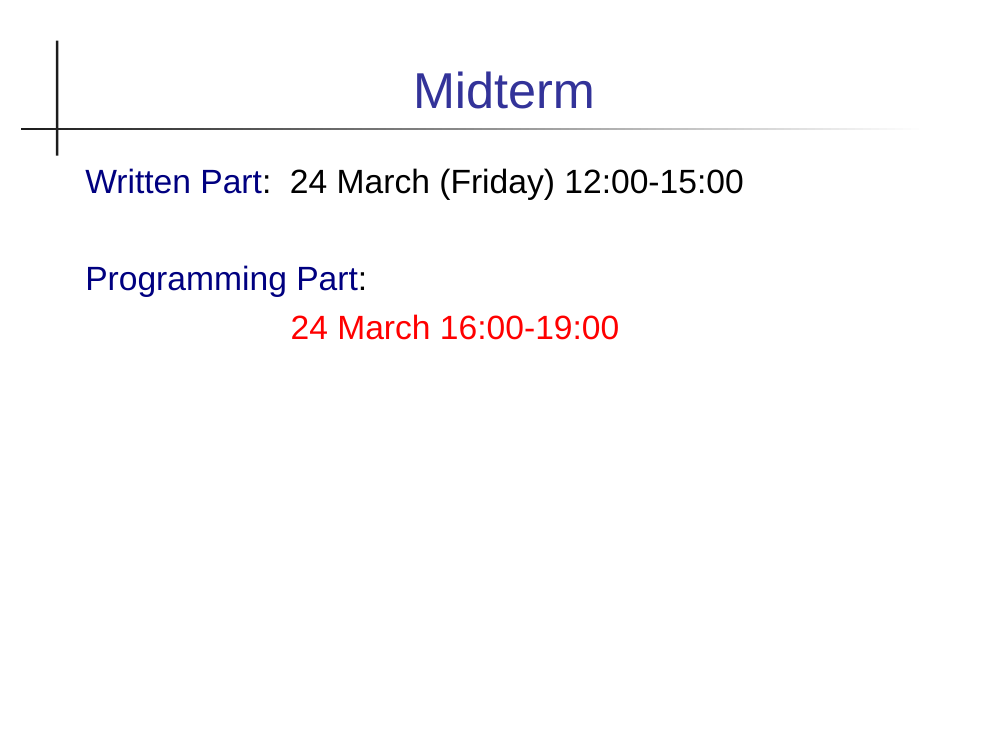
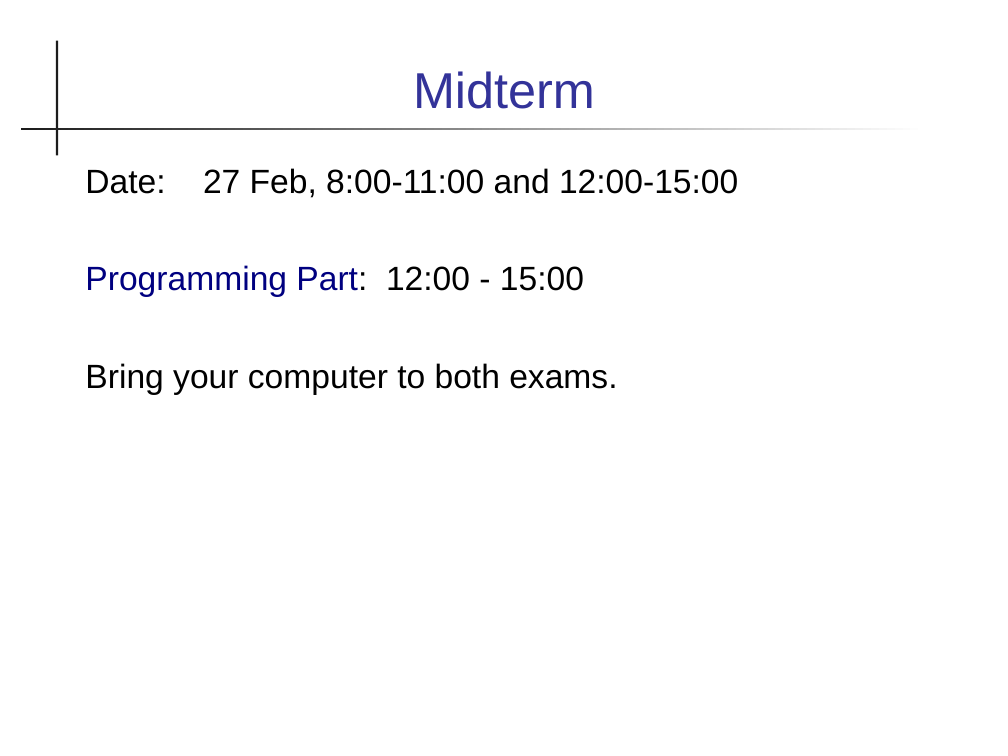
Before and after one commit to skeoop/skeoop.github.io, a slide deck: slide 2 of week5/Announcements.ppt. Drawn at 1008x756 pixels with LibreOffice and Linux fonts; fonts in the diff are those of the drawing. Boxes give left, top, right and bottom in pixels: in the first picture for what was removed or moved away, otherwise in the second. Text is boxed around its words. In the diff, an @@ line names an element or a change of style, - is before the commit and + after.

```diff
--- a/week5/Announcements.ppt
+++ b/week5/Announcements.ppt
@@ text at bbox=[85, 168, 738, 395]: text changed @@
-Written Part: 24 March (Friday) 12:00-15:00
-Programming Part:
-24 March 16:00-19:00
+Date: 27 Feb, 8:00-11:00 and 12:00-15:00
+Programming Part: 12:00 - 15:00
+Bring your computer to both exams.
```
Also in this commit, not shown: 4 other slides changed, 1 slide removed, 17 other files.
